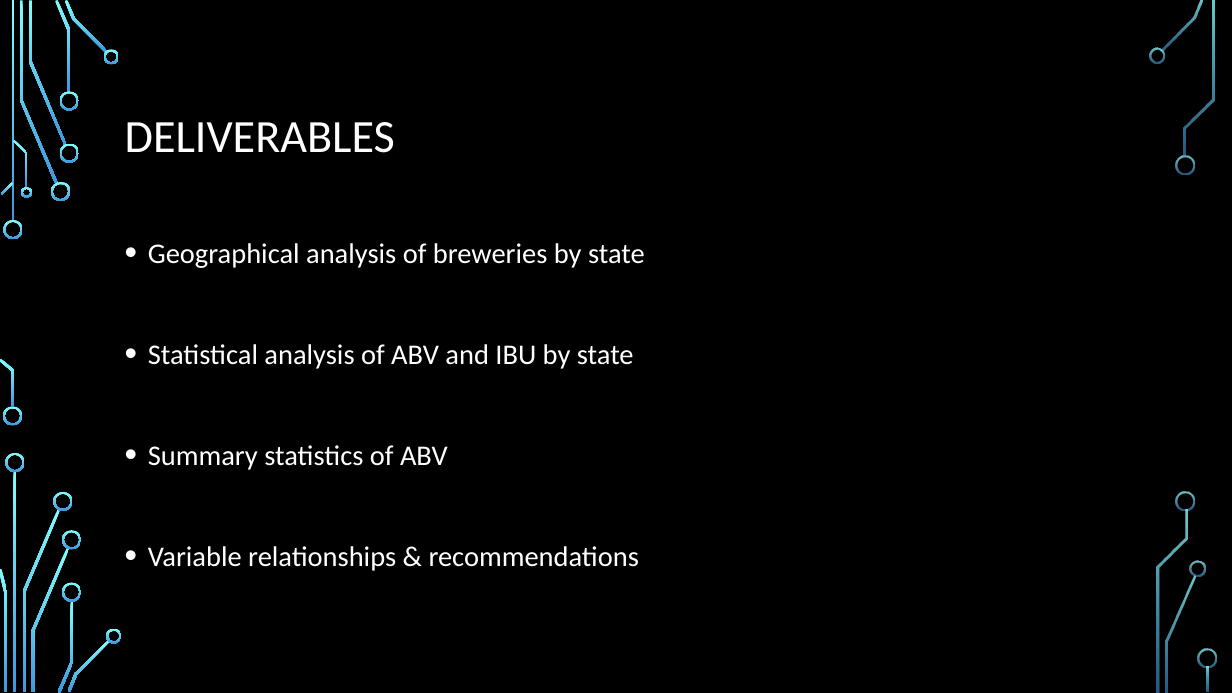
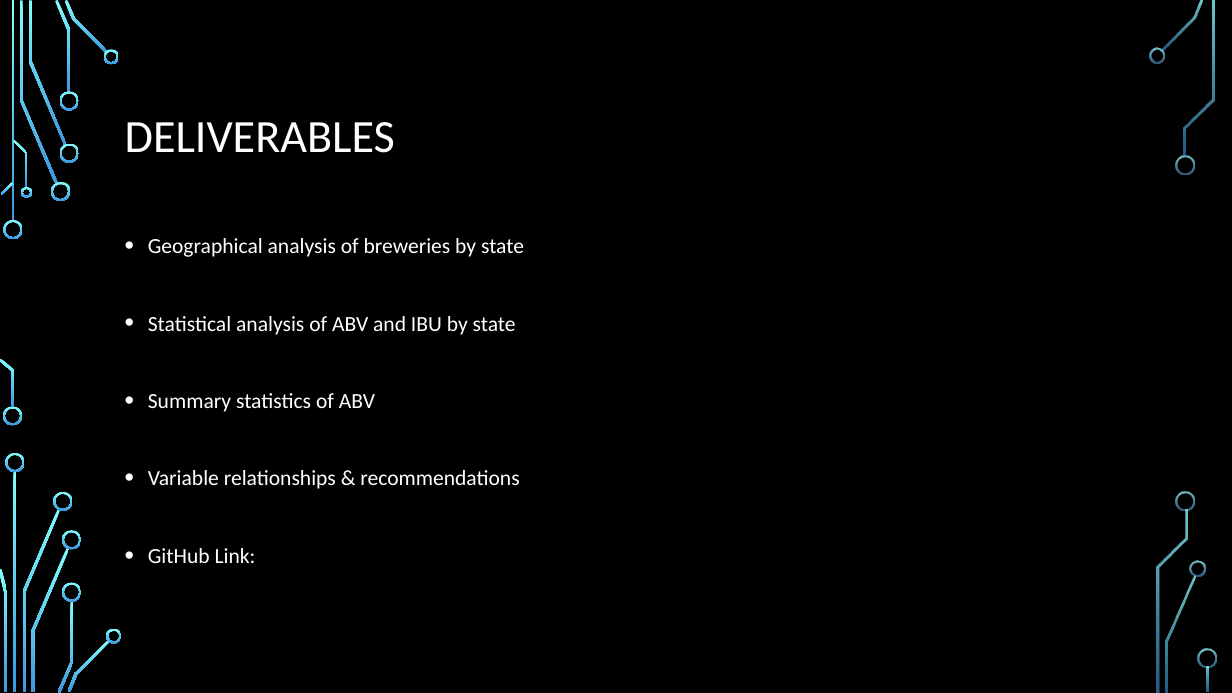
Before and after one commit to rechavez/DDS_401_TeamNI_Case_Study1, a slide deck: slide 3 of DDS401 Team NI Case Study 1 Presentation.pptx. Drawn at 1232x693 pixels with LibreOffice and Linux fonts; fonts in the diff are those of the drawing; background and template pictures are left out. Boxes give left, top, right and bottom in pixels: in the first picture for what was removed or moved away, otherwise in the second. Text is boxed around its words. In the diff, an @@ line names an element or a change of style, - is before the commit and + after.

Commit message:
added Github link to powerpoint

```diff
--- a/DDS401 Team NI Case Study 1 Presentation.pptx
+++ b/DDS401 Team NI Case Study 1 Presentation.pptx
@@ text at [148,238,524,489]: size 22.2 to 16.8 pt; line spacing 1.1 to 1 @@
@@ text at [148,548,256,563]: paragraph added @@
+• GitHub Link:
```
